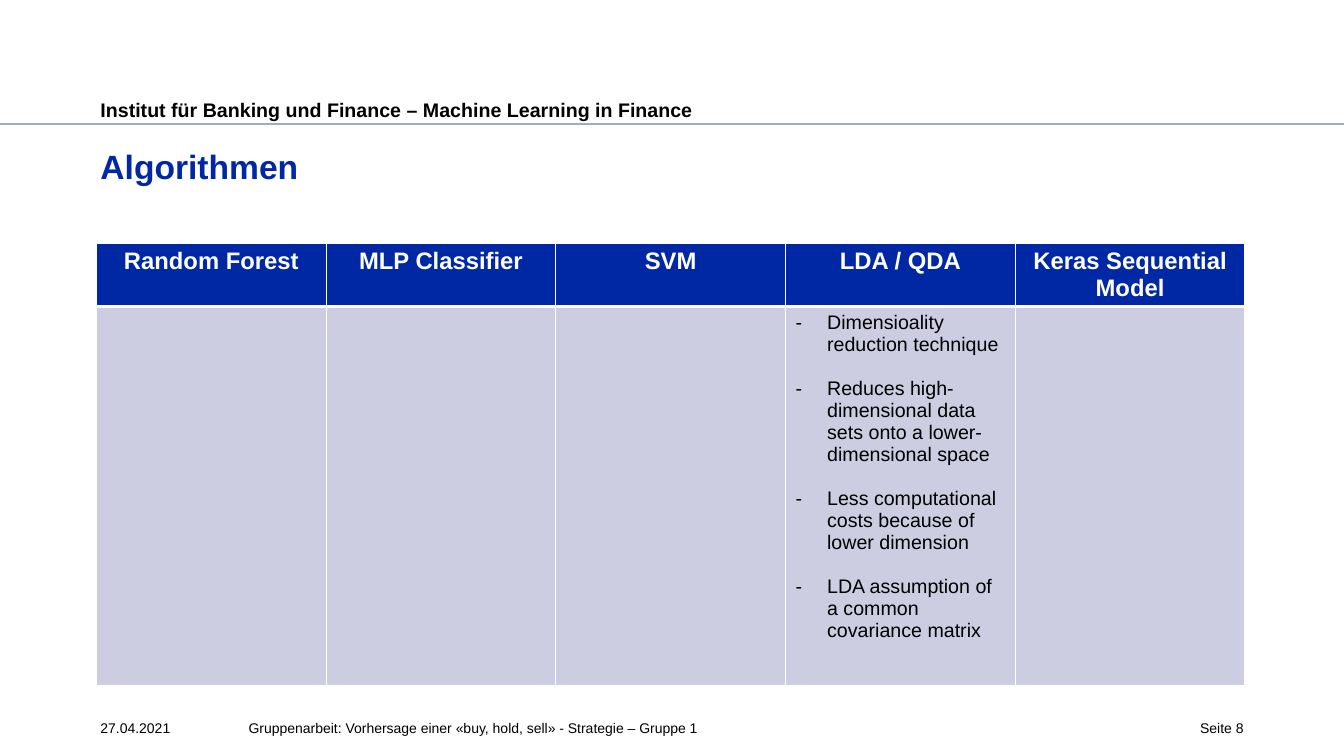
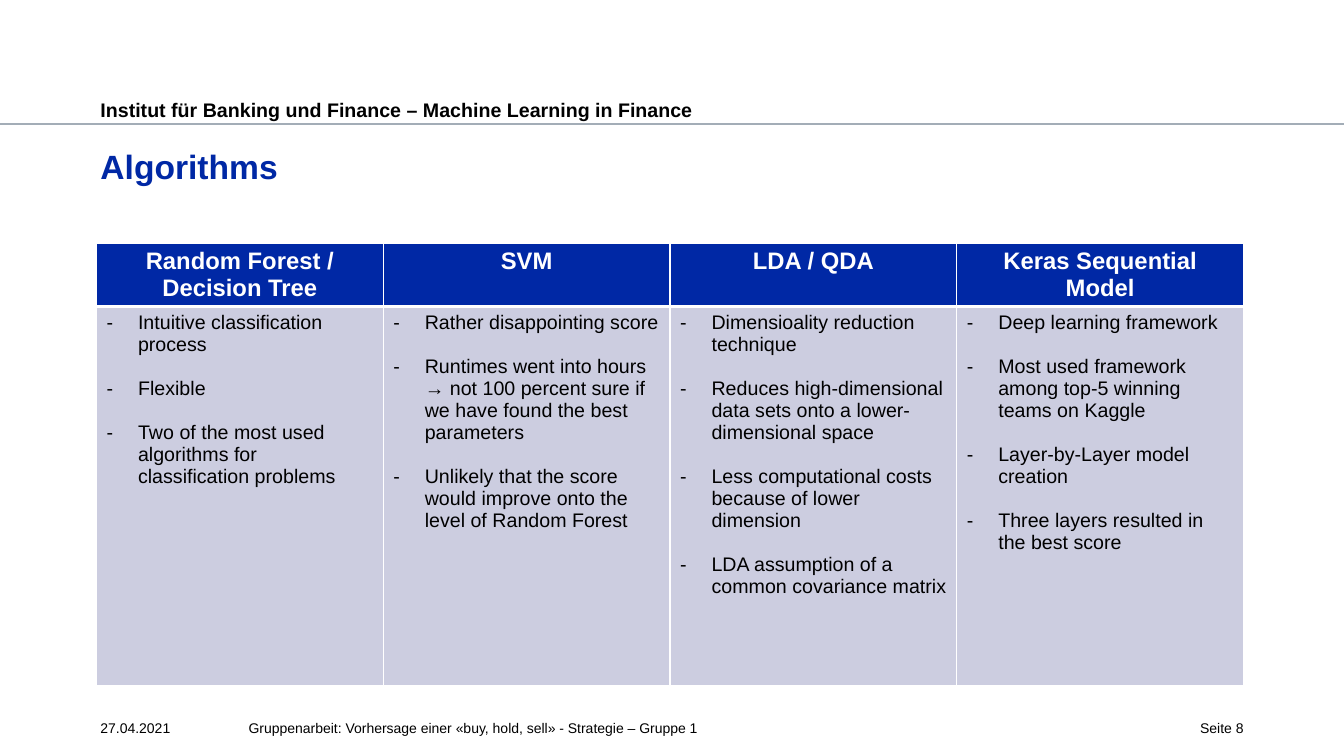
Before and after one commit to alesroger/ML_in_Finance_2021_GROUP_1, a slide deck: slide 8 of Machine_Learning_in_Finance_Gruppenarbeit_Gruppe1_V1.pptx. Drawn at 1344x756 pixels with LibreOffice and Linux fonts; fonts in the diff are those of the drawing; background and template pictures are left out. Boxes give left, top, right and bottom in pixels: in the first picture for what was removed or moved away, otherwise in the second. Text is boxed around its words. In the diff, an @@ line names an element or a change of style, - is before the commit and + after.

```diff
--- a/Machine_Learning_in_Finance_Gruppenarbeit_Gruppe1_V1.pptx
+++ b/Machine_Learning_in_Finance_Gruppenarbeit_Gruppe1_V1.pptx
@@ title at (100,154,277,186): text changed @@
-Algorithmen
+Algorithms
@@ table at (97,243,1242,693) @@
-column 1: Random Forest | 
-column 2: MLP Classifier | 
-column 3: SVM | 
+column 1: Random Forest / Decision Tree | Intuitive classification process / Flexible / Two of the most used algorithms for classification problems
+column 2: SVM | Rather disappointing score / Runtimes went into hours → not 100 percent sure if we have found the best parameters / Unlikely that the score would improve onto the level of Random Forest
-column 4, row 2: 
+column 4, row 2: Deep learning framework / Most used framework among top-5 winning teams on Kaggle / Layer-by-Layer model creation / Three layers resulted in the best score
@@ table: place and size @@
-table at (97,243,1246,693)
+table at (97,243,1242,693)
```
Also in this commit, not shown: 6 other slides changed.
